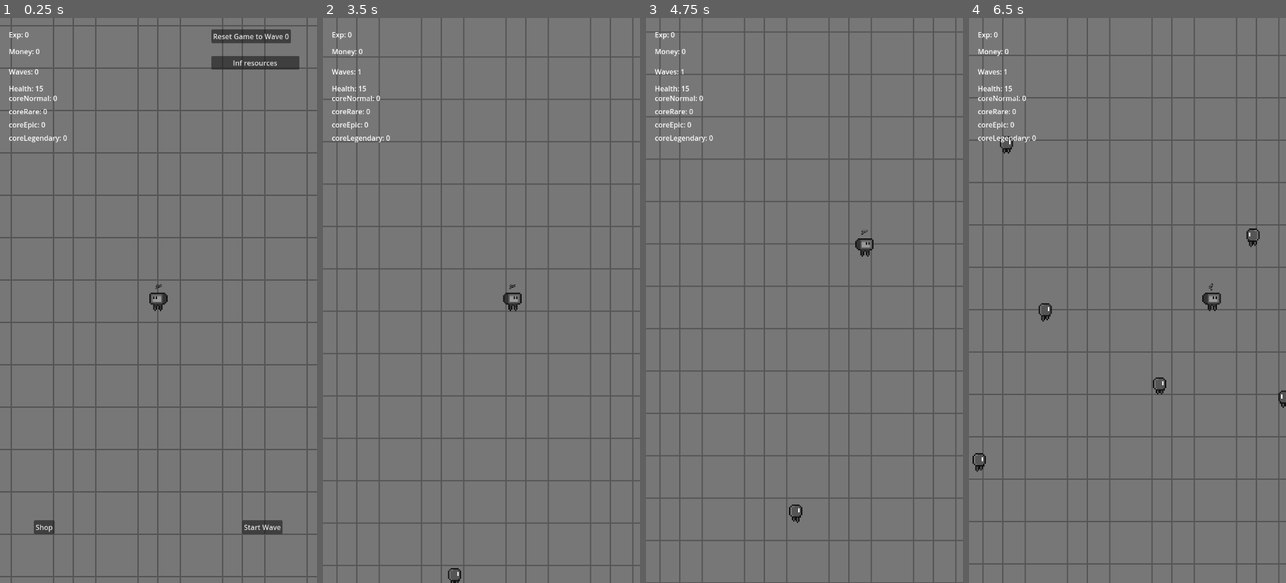
Above: before the commit, frames 1-4 (left to right).
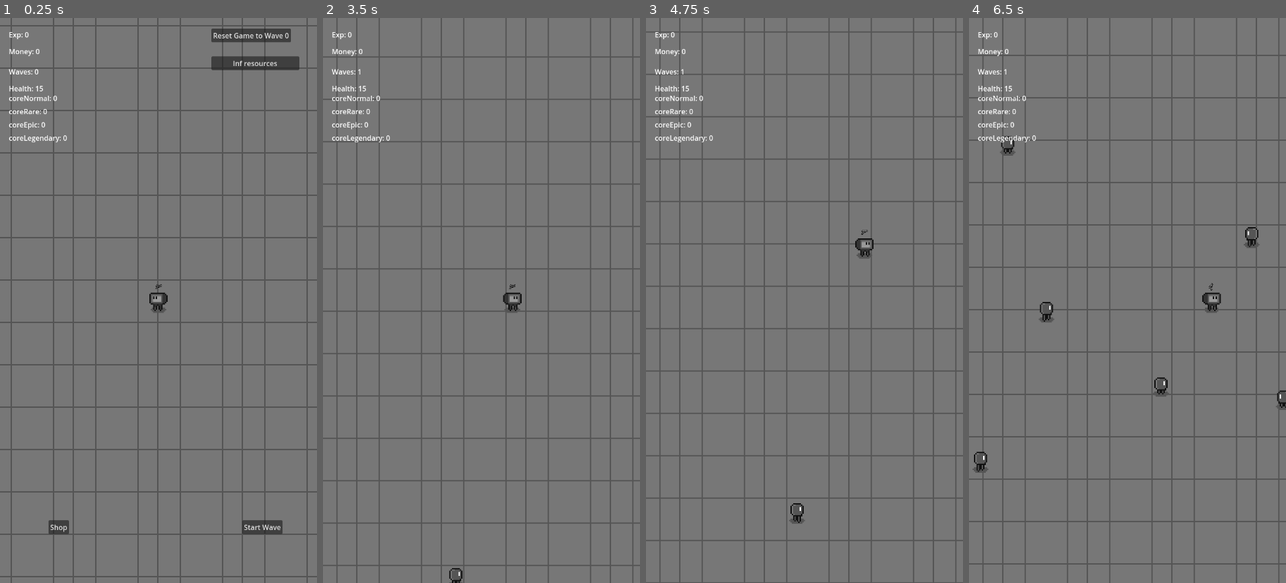
Above: after the commit, the same moments.

Repository: Davideee03/MobileComputing
Game: Godot game, scene res://Scenes/Towns/Town.tscn
The game is run twice, just before and just after one commit, with the same random seed, the same clock (stepped at 60 frames per second) and the same inputs. Sound files missing from this copy of the repository are replaced by a short silence.
Inputs (mouse positions are in pixels of both pictures, inside the frame that each line leads up to):
- Up to frame 1 (0.25 s): no input
- Up to frame 2 (3.5 s): click "Start Wave" at 0.5 s; tap Enter at 1.25 s; move the mouse to (551, 272) at 1.27 s; tap A (a) at 1.35, 2.85 s; click (551, 272) at 1.42 s; tap Space at 2 s; drag from (418, 328) to (481, 300) at 2.02 s; move the mouse to (513, 176) at 2.77 s; click (513, 176) at 2.92 s
- Up to frame 3 (4.75 s): drag from (788, 413) to (836, 300) at 3.52 s; move the mouse to (899, 385) at 4.27 s; tap A (a) at 4.35 s; click (899, 385) at 4.42 s
- Up to frame 4 (6.5 s): drag from (1032, 215) to (1124, 498) at 5.02 s; move the mouse to (1143, 300) at 5.77 s; tap A (a) at 5.85 s; click (1143, 300) at 5.92 s

The runs differ from the first frame. In frame 1, 0.5% of the frame differs, in the area x 10-95%, y 1-92%; in frame 2, less than 0.1%; in frame 3, 0.1%; in frame 4, 0.5%.

Commit message:
More polishing

Diff:
--- a/Scenes/Enemies/EnemyDefault.tscn
+++ b/Scenes/Enemies/EnemyDefault.tscn
@@ -1,9 +1,10 @@
-[gd_scene load_steps=10 format=3 uid="uid://pr1ilbeewdmj"]
+[gd_scene load_steps=11 format=3 uid="uid://pr1ilbeewdmj"]
 
 [ext_resource type="Script" path="res://Scripts/Enemies/EnemyDefaultMovement.gd" id="1_byofy"]
 [ext_resource type="Script" path="res://Scripts/Enemies/EnemyHealthSystem.gd" id="1_e5dgr"]
 [ext_resource type="Script" path="res://Scripts/Enemies/DefaultEnemy/DamageArea.gd" id="3_xfmkv"]
 [ext_resource type="Texture2D" uid="uid://bcgb7nwhpyl14" path="res://Sprites/Enemies/DefaultEnemy.png" id="4_p2thn"]
+[ext_resource type="Texture2D" uid="uid://cq4irhh5imy38" path="res://Sprites/Player/PlayerShadow.png" id="5_ly11t"]
 
 [sub_resource type="RectangleShape2D" id="RectangleShape2D_8f483"]
 size = Vector2(35, 35)
@@ -75,9 +76,15 @@
 shape = SubResource("RectangleShape2D_7kq0v")
 
 [node name="EnemySprite" type="Sprite2D" parent="."]
+z_index = 5
 scale = Vector2(3, 3)
 texture = ExtResource("4_p2thn")
 hframes = 4
+
+[node name="PlayerShadow" type="Sprite2D" parent="."]
+position = Vector2(0, 20)
+scale = Vector2(3, 3)
+texture = ExtResource("5_ly11t")
 
 [node name="AnimationPlayer" type="AnimationPlayer" parent="."]
 libraries = {
--- a/Scenes/Player/Player.tscn
+++ b/Scenes/Player/Player.tscn
@@ -8,6 +8,7 @@
 [ext_resource type="PackedScene" uid="uid://11fh8kk8xko4" path="res://Scenes/Weapon/Weapon.tscn" id="6_mjxid"]
 [ext_resource type="Script" path="res://Scripts/Player/EnemyTargets.gd" id="7_oit74"]
 [ext_resource type="AudioStream" uid="uid://bxojw1owjpmms" path="res://Soundeffects/Player/Footsteps.wav" id="8_ddqoa"]
+[ext_resource type="Texture2D" uid="uid://cq4irhh5imy38" path="res://Sprites/Player/PlayerShadow.png" id="9_gh2a3"]
 
 [sub_resource type="RectangleShape2D" id="RectangleShape2D_l558a"]
 size = Vector2(350, 600)
@@ -42,6 +43,18 @@
 "transitions": PackedFloat32Array(1),
 "update": 0,
 "values": [1.0]
+}
+tracks/2/type = "value"
+tracks/2/imported = false
+tracks/2/enabled = true
+tracks/2/path = NodePath("PlayerShadow:position")
+tracks/2/interp = 1
+tracks/2/loop_wrap = true
+tracks/2/keys = {
+"times": PackedFloat32Array(0),
+"transitions": PackedFloat32Array(1),
+"update": 0,
+"values": [Vector2(0, 22)]
 }
 
 [sub_resource type="Animation" id="Animation_lm157"]
@@ -90,6 +103,18 @@
 "update": 0,
 "values": [1.0, 1.1]
 }
+tracks/3/type = "value"
+tracks/3/imported = false
+tracks/3/enabled = true
+tracks/3/path = NodePath("PlayerShadow:position")
+tracks/3/interp = 1
+tracks/3/loop_wrap = true
+tracks/3/keys = {
+"times": PackedFloat32Array(0, 0.266667, 0.566667, 0.8),
+"transitions": PackedFloat32Array(1, 1, 1, 1),
+"update": 0,
+"values": [Vector2(0, 22), Vector2(0, 20), Vector2(0, 22), Vector2(0, 20)]
+}
 
 [sub_resource type="AnimationLibrary" id="AnimationLibrary_a82nh"]
 _data = {
@@ -151,6 +176,7 @@
 position = Vector2(-48, 0)
 
 [node name="Player" type="Sprite2D" parent="."]
+z_index = 10
 scale = Vector2(3, 3)
 texture = ExtResource("2_hx48d")
 hframes = 4
@@ -183,5 +209,10 @@
 scale_amount_max = 5.0
 color = Color(0.103744, 0.103744, 0.103744, 1)
 
+[node name="PlayerShadow" type="Sprite2D" parent="."]
+position = Vector2(0, 22)
+scale = Vector2(3, 3)
+texture = ExtResource("9_gh2a3")
+
 [connection signal="area_entered" from="Areas/EmeyDetector" to="Weapon" method="_on_emey_detector_area_entered"]
 [connection signal="area_exited" from="Areas/EmeyDetector" to="Weapon" method="_on_emey_detector_area_exited"]
--- /dev/null
+++ b/Scenes/Sounds/UniversalAudioPlayer.tscn
@@ -0,0 +1,11 @@
+[gd_scene load_steps=5 format=3 uid="uid://hpb33bjogo3t"]
+
+[ext_resource type="Script" path="res://Scripts/Sounds/UniversalAudioPlayer.gd" id="1_opn3d"]
+[ext_resource type="AudioStream" uid="uid://bo7m6v1skyfco" path="res://Soundeffects/Enemy/EnemyExplosion1.wav" id="2_cmqv5"]
+[ext_resource type="AudioStream" uid="uid://bux6sp2ix2old" path="res://Soundeffects/Enemy/EnemyExplosion2.wav" id="3_7c4nv"]
+[ext_resource type="AudioStream" uid="uid://boaac4m6ecq12" path="res://Soundeffects/Enemy/EnemyExplosion3.wav" id="4_oyfkq"]
+
+[node name="AudioStreamPlayer" type="AudioStreamPlayer"]
+volume_db = -15.0
+script = ExtResource("1_opn3d")
+default_enemy_sound = Array[AudioStreamWAV]([ExtResource("2_cmqv5"), ExtResource("3_7c4nv"), ExtResource("4_oyfkq")])
--- a/Scenes/Towns/Town.tscn
+++ b/Scenes/Towns/Town.tscn
@@ -113,37 +113,56 @@
 mouse_filter = 2
 
 [node name="StartWaveButton" type="Button" parent="Player/UI/UI/Buttons"]
-layout_mode = 0
-offset_left = 550.0
-offset_top = 1138.0
-offset_right = 642.0
-offset_bottom = 1169.0
+layout_mode = 1
+anchors_preset = 3
+anchor_left = 1.0
+anchor_top = 1.0
+anchor_right = 1.0
+anchor_bottom = 1.0
+offset_left = -170.0
+offset_top = -142.0
+offset_right = -78.0
+offset_bottom = -111.0
+grow_horizontal = 0
+grow_vertical = 0
 text = "Start Wave
 "
 
 [node name="ShopButton" type="Button" parent="Player/UI/UI/Buttons"]
-layout_mode = 0
-offset_left = 77.0
-offset_top = 1138.0
-offset_right = 124.0
-offset_bottom = 1169.0
+layout_mode = 1
+anchors_preset = 2
+anchor_top = 1.0
+anchor_bottom = 1.0
+offset_left = 110.0
+offset_top = -142.0
+offset_right = 157.0
+offset_bottom = -111.0
+grow_vertical = 0
 text = "Shop
 "
 
 [node name="ResetGame" type="Button" parent="Player/UI/UI/Buttons"]
-layout_mode = 0
-offset_left = 480.0
-offset_top = 26.0
-offset_right = 661.0
-offset_bottom = 57.0
+layout_mode = 1
+anchors_preset = 1
+anchor_left = 1.0
+anchor_right = 1.0
+offset_left = -240.0
+offset_top = 24.0
+offset_right = -59.0
+offset_bottom = 55.0
+grow_horizontal = 0
 text = "Reset Game to Wave 0"
 
 [node name="Cheats" type="Button" parent="Player/UI/UI/Buttons"]
-layout_mode = 0
-offset_left = 480.0
-offset_top = 86.0
-offset_right = 680.0
-offset_bottom = 117.0
+layout_mode = 1
+anchors_preset = 1
+anchor_left = 1.0
+anchor_right = 1.0
+offset_left = -240.0
+offset_top = 87.0
+offset_right = -40.0
+offset_bottom = 118.0
+grow_horizontal = 0
 text = "Inf resources"
 
 [node name="Shop" type="Control" parent="Player/UI/UI"]
--- a/Scripts/Enemies/DefaultEnemy/DamageArea.gd
+++ b/Scripts/Enemies/DefaultEnemy/DamageArea.gd
@@ -1,6 +1,6 @@
 extends Area2D
 
-@export var hti_time : float = 0.2
+@export var hit_time : float = 0.2
 var damage : int
 
 #Set the damage value
--- a/Scripts/Enemies/Enemy.gd
+++ b/Scripts/Enemies/Enemy.gd
@@ -44,6 +44,9 @@
 		Stats.add_exp(choose_random_exp_drop())
 		drop_item()
 
+		#Play a sound when destroyed
+		UniversalAudioPlayer.play_expolosion()
+
 	#Update the Global enemies array
 	Global.remove_enemy(self)
 
--- /dev/null
+++ b/Scripts/Sounds/UniversalAudioPlayer.gd
@@ -0,0 +1,8 @@
+extends AudioStreamPlayer
+
+@export var default_enemy_sound : Array[AudioStreamWAV]
+
+func play_expolosion() -> void:
+	stream = default_enemy_sound.pick_random()
+	pitch_scale = randf_range(0.95,1.05)
+	play()
--- a/project.godot
+++ b/project.godot
@@ -21,6 +21,7 @@
 Stats="*res://Scripts/Global/Stats.gd"
 Utilities="*res://Scripts/Global/Utilities.gd"
 SaveAndLoad="*res://Scripts/Global/SaveAndLoad.gd"
+UniversalAudioPlayer="*res://Scenes/Sounds/UniversalAudioPlayer.tscn"
 
 [display]
 
Not shown: 1 places in Scenes/Player/Player.tscn that only renumber resources
Not shown, added: Soundeffects/Enemy/EnemyExplosion1.wav.import
Not shown, added: Soundeffects/Enemy/EnemyExplosion2.wav.import
Not shown, added: Soundeffects/Enemy/EnemyExplosion3.wav.import
Binary file changed: Sprites/Enemies/DefaultEnemy.png
Binary file added: Sprites/Player/PlayerShadow.png
Not shown, added: Sprites/Player/PlayerShadow.png.import
Not shown, added: Soundeffects/Enemy/EnemyExplosion1.wav
Not shown, added: Soundeffects/Enemy/EnemyExplosion2.wav
Not shown, added: Soundeffects/Enemy/EnemyExplosion3.wav
